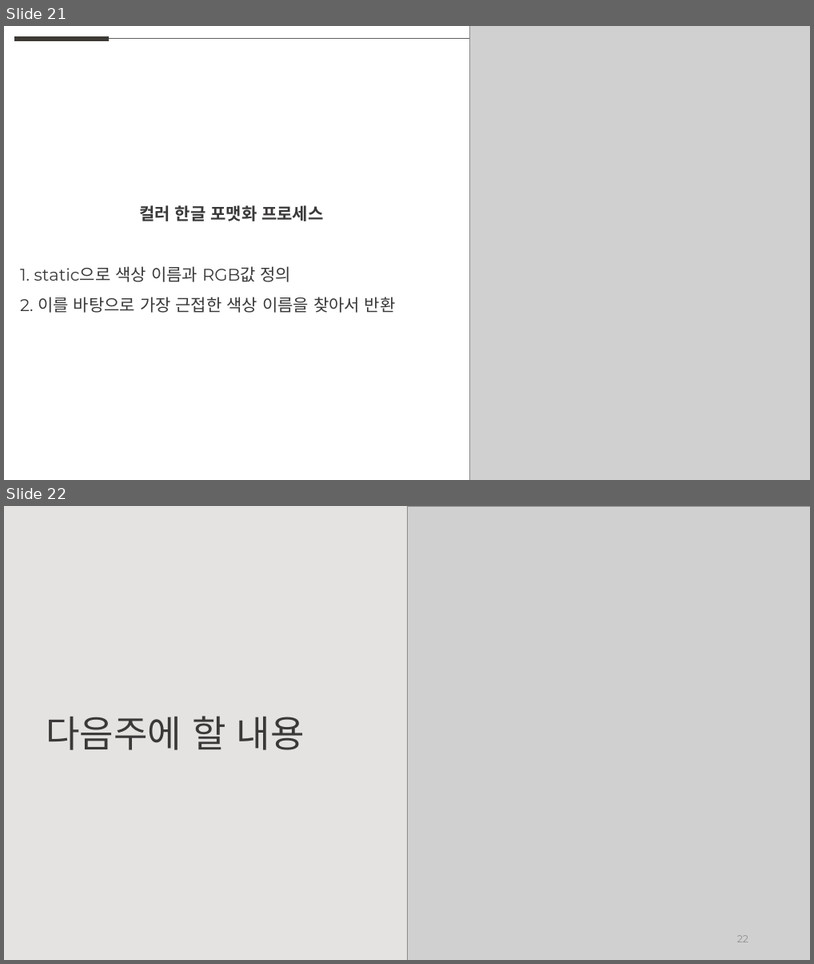
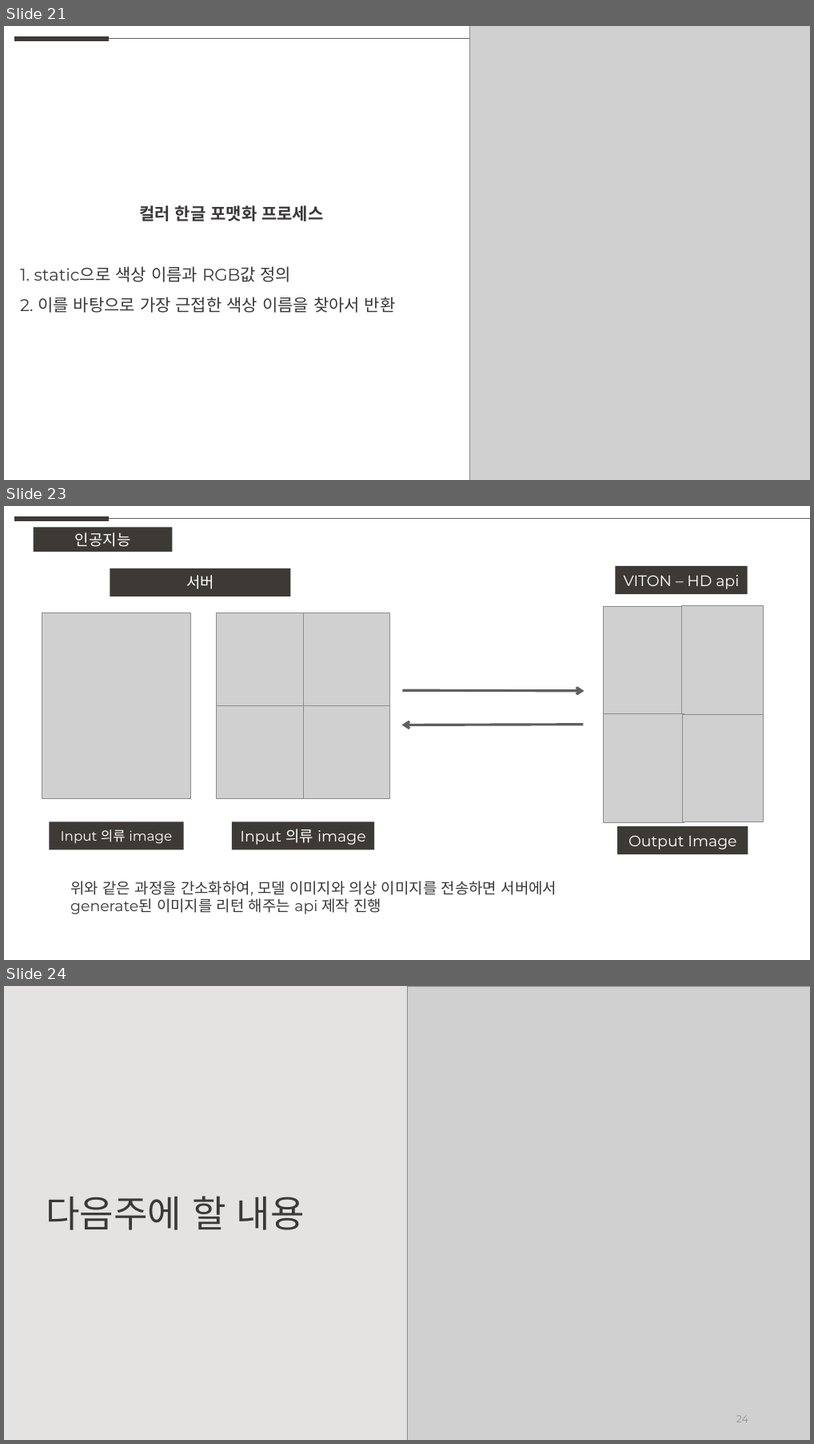
Before and after one commit to weaknessHero/Project_AvatarS, a slide deck: 발표자료/PPT_230804.pptx. Shown one above the other, each under a label of ours: slides 21 and 22 before the commit, slides 21, 23 and 24 after it; the slides between them are not shown. The pictures are 814x964 and 814x1444 pixels, drawn with LibreOffice and Linux fonts; fonts in the diff are those of the drawing; grey boxes stand for pictures. Boxes give left, top, right and bottom in pixels: in the first picture for what was removed or moved away, otherwise in the second. Text is boxed around its words. In the diff, an @@ line names an element or a change of style, - is before the commit and + after.

```diff
--- a/발표자료/PPT_230804.pptx
+++ b/발표자료/PPT_230804.pptx
@@ slide 23 added at <box>4,506,810,960</box>, background #FFFFFF @@
@@ line added from (14, 519) to (110, 519), #3D3A35 6 pt @@
@@ rectangle added at <box>34,527,173,552</box>, fill #3D3A35, 18 pt, text #FFFFFF @@
+인공지능
@@ line added from (110, 519) to (810, 519), #5F5F5D 0.5 pt @@
@@ rectangle added at <box>110,568,290,596</box>, fill #3D3A35, 18 pt, text #FFFFFF @@
+서버
@@ rectangle added at <box>616,566,748,594</box>, fill #3D3A35, 18 pt, text #FFFFFF @@
+VITON – HD api
@@ picture added at <box>42,612,191,799</box> @@
@@ picture added at <box>216,612,303,706</box> @@
@@ picture added at <box>303,612,390,706</box> @@
@@ picture added at <box>603,606,686,716</box> @@
@@ picture added at <box>682,606,764,714</box> @@
@@ arrow added from (402, 691) to (585, 691), #5F5F5D 3 pt @@
@@ picture added at <box>216,706,303,799</box> @@
@@ picture added at <box>303,706,390,799</box> @@
@@ picture added at <box>603,714,685,822</box> @@
@@ picture added at <box>683,715,764,822</box> @@
@@ arrow added from (583, 724) to (402, 725), #5F5F5D 3 pt @@
@@ rectangle added at <box>49,822,184,850</box>, fill #3D3A35, 16 pt, text #FFFFFF @@
+Input 의류 image
@@ rectangle added at <box>232,822,375,850</box>, fill #3D3A35, 18 pt, text #FFFFFF @@
+Input 의류 image
@@ rectangle added at <box>618,826,749,855</box>, fill #3D3A35, 18 pt, text #FFFFFF @@
+Output Image
@@ text added at <box>70,880,558,914</box>, 18 pt, text #3A3838 @@
+위와 같은 과정을 간소화하여, 모델 이미지와 의상 이미지를 전송하면 서버에서
+generate된 이미지를 리턴 해주는 api 제작 진행
@@ what was slide 22 is now slide 24 @@
@@ page number at <box>737,1415,749,1422</box>: text changed @@
-22
+24
```
Also in this commit, not shown: 2 slides changed, 1 other slide added, 1 other file.
